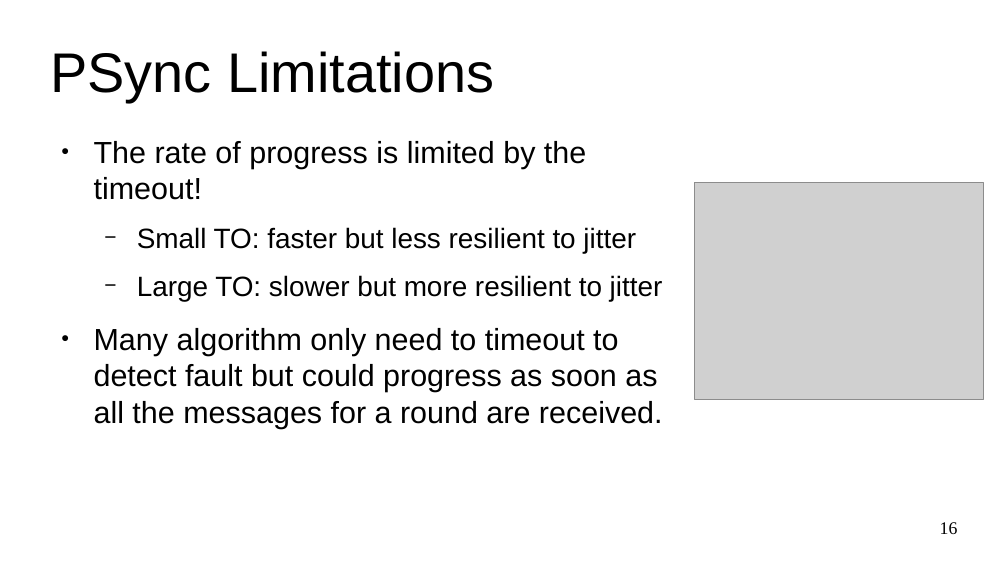
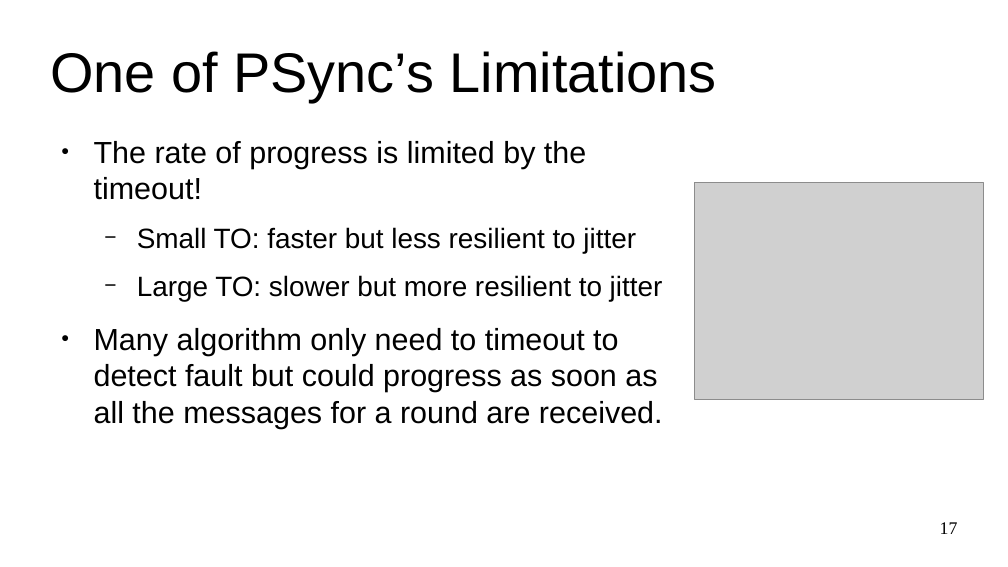
Before and after one commit to dzufferey/presentations, a slide deck: slide 17 of 2020_09_04_FRIDA/presentation.odp (slide 16 before the commit). Drawn at 1008x567 pixels with LibreOffice and Linux fonts; fonts in the diff are those of the drawing; grey boxes stand for pictures. Boxes give left, top, right and bottom in pixels: in the first picture for what was removed or moved away, otherwise in the second. Text is boxed around its words. In the diff, an @@ line names an element or a change of style, - is before the commit and + after.

```diff
--- a/2020_09_04_FRIDA/presentation.odp
+++ b/2020_09_04_FRIDA/presentation.odp
@@ title at (50, 51, 717, 102): text changed @@
-PSync Limitations
+One of PSync’s Limitations
@@ page number at (940, 522, 958, 534): text changed @@
-16
+17
```
Also in this commit, not shown: 1 other slide changed, 4 slides added, 3 slides removed, 3 other files.
